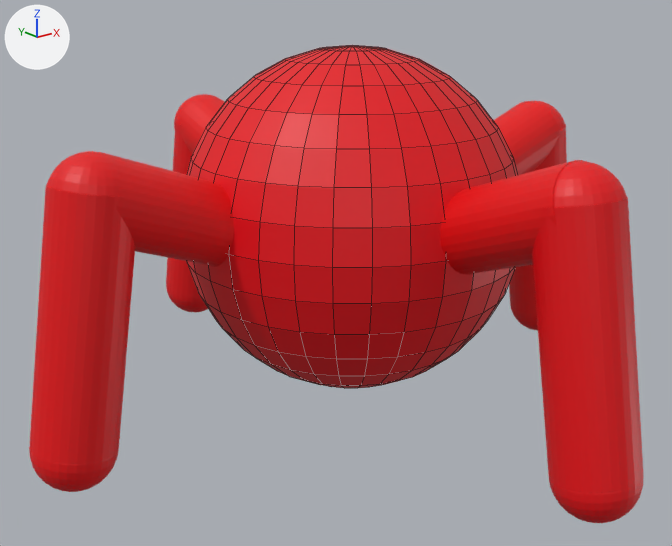
An edit to the FBX model models/ant.fbx, drawn before and after from the same camera.
Before and after are seen from a 50 mm camera at (-2.02, -2.44, 0.79) aimed at (-0.07, 0.0, -0.19). Arrows for +X, +Y and +Z are at upper left; the lights stay in place. Mesh edges are drawn as thin lines on the coarser meshes. Where no turn or scale is listed for an object, it has been applied to the vertices.

The scene before the commit, as lines of its bpy script (objects in view):
```python
me_sphere = bpy.data.meshes.new('Sphere')
me_sphere.from_pydata(...)  # a UV sphere (32 segments, 16 rings, poles along z) spanning x -0.59..0.59, y -0.59..0.59, z -0.59..0.59
me_sphere.materials.append(mat_material_001)  # red #e70012
me_sphere_002 = bpy.data.meshes.new('Sphere.002')
me_sphere_002.from_pydata(...)  # 1028 vertices, 1058 faces; spans x -0.13..0.128, y -0.128..0.576, z -0.131..0.291
me_sphere_002.materials.append(mat_material_006)  # red #e70003
me_sphere_011 = bpy.data.meshes.new('Sphere.011')
me_sphere_011.from_pydata(...)  # 1028 vertices, 1058 faces; spans x -0.576..0.128, y -0.128..0.128, z -0.291..0.131
me_sphere_011.materials.append(mat_material_005)  # red #e70002
ob_limb1 = bpy.data.objects.new('Limb1', me_sphere_002)
ob_limb1.location = (-0.002, 0.514, 0.047)
ob_limb1_002 = bpy.data.objects.new('Limb1.002', me_sphere_011)
ob_limb1_002.location = (0.936, 0.0, 0.2)
ob_sphere = bpy.data.objects.new('Sphere', me_sphere)
ob_sphere.location = (0.0, 0.0, -0.005)
# also in view: 'Limb1.001' at (0.0, -0.72, 0.12); 'Sphere.001' at (0.0, -1.02, -0.17); 'Sphere.004' at (-1.01, -0.01, -0.17); 'Sphere.002' at (1.01, 0.0, -0.17); 'Limb1.003' at (-0.71, 0.0, 0.12)
```
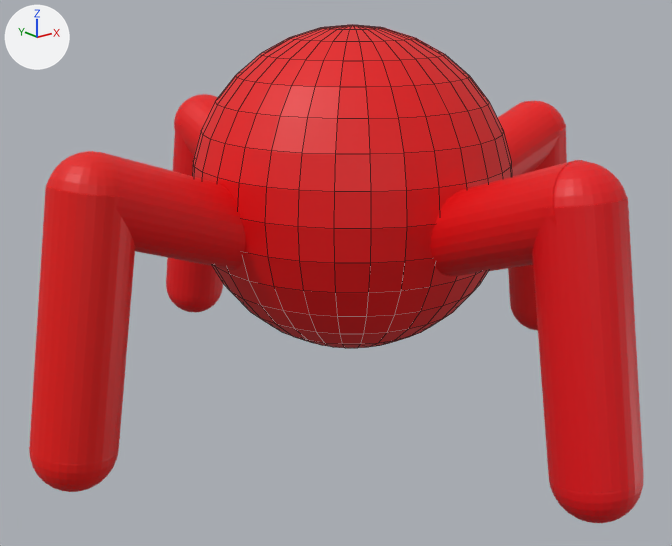
The newer file is also rescaled (x0.05) as a whole; pictures and numbers use the older file's frame.

The change, as a list of edits to the scene's bpy script:
```text
Add mat_material_010:
    mat_material_010 = principled_material('Material.010')
    mat_material_010.base_color = (0.8, 0.0, 0.0017)  # red #e70006
Change me_sphere:
    used by ob_sphere; location = (0.0, 0.0, -0.005)
    remove me_sphere.from_pydata(...)  # 482 vertices, 512 faces; spans x -0.59..0.59, y -0.59..0.59, z -0.59..0.59
    remove me_sphere.materials.append(mat_material_001)  # red #e70012
    add me_sphere.from_pydata(...)  # 482 vertices, 512 faces; spans x -0.55..0.55, y -0.55..0.55, z -0.444..0.656
    me_sphere part 1: 482 vertices removed from x -0.59..0.59, y -0.59..0.59, z -0.59..0.59; 482 vertices added at x -0.55..0.55, y -0.55..0.55, z -0.444..0.656, forming a UV sphere (32 segments, 16 rings, poles along z)
    add me_sphere.materials.append(mat_material_010)  # red #e70006
```

Location of each change, (x1, y1, x2, y2) in pixels of the pictures (672 x 546 px):
'Sphere', reshaped
    before: (187, 45, 517, 388)
    after: (192, 25, 512, 348)
